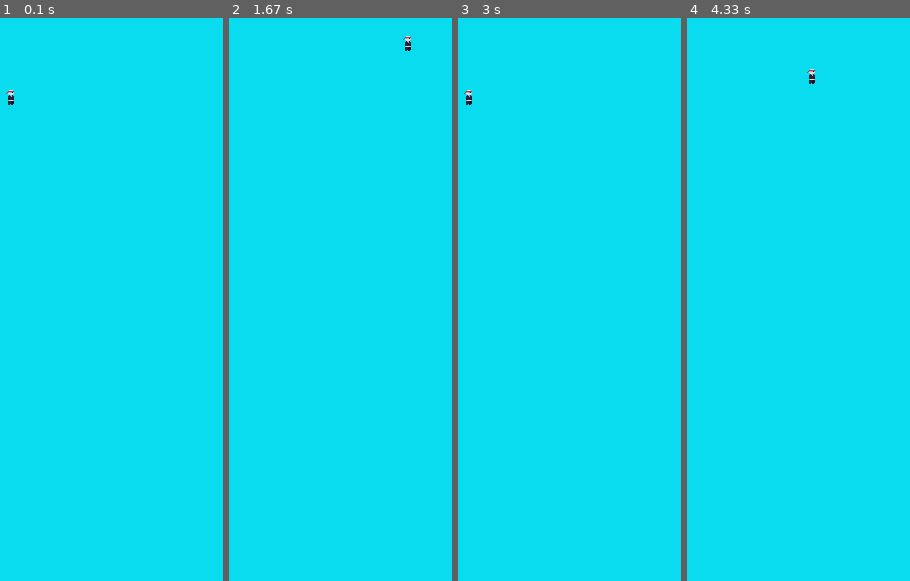
Above: before the commit, frames 1-4 (left to right).
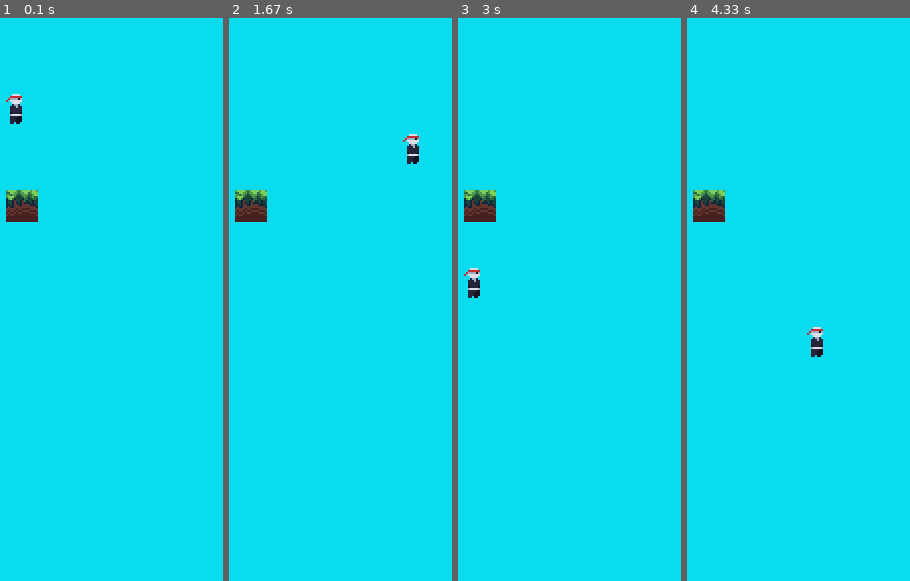
Above: after the commit, the same moments.

Repository: Juliuz316/Python-test
Game: pygame game, started from Python/Platformer/game.py
Same seed, same stepped clock (60 frames per second), same inputs: the game is played once before the commit and once after it.
Inputs:
- Up to frame 1 (0.1 s): no input
- Up to frame 2 (1.67 s): hold Right 0.33-0.8 s; hold Up 0.83-1.13 s; hold Right 1.17-1.63 s
- Up to frame 3 (3 s): hold Left 1.67-2.2 s; hold Down 2.23-2.53 s; hold Left 2.57-2.97 s
- Up to frame 4 (4.33 s): hold Up 3-3.37 s; hold Right 3.4-4.03 s; hold Down from 4.07 s (still down)

The runs differ from the first frame. In frame 1, 1.1% of the frame differs, in the area x 2-18%, y 12-37%; in frame 2, 1.2%, in the area x 2-86%, y 3-37%; in frame 3, 1.2%; in frame 4, 1.2%.

Commit message:
Structure changes and working collision

Diff:
--- a/Python/Platformer/game.py
+++ b/Python/Platformer/game.py
@@ -1,5 +1,8 @@
 import sys
 import pygame
+
+from Python.Platformer.utils.tiles import Tile
+from utils.entities import PhysicsEntity
 
 
 class Game:
@@ -10,22 +13,11 @@
         self.window = pygame.display.set_mode((600, 600))
         self.clock = pygame.time.Clock()
 
-        self.hero = pygame.image.load("data/images/entities/player.png")
-        # self.img = pygame.transform.scale(self.img, (25, 50))
-        self.hero.set_colorkey((0, 0, 0))
-
-        self.heroX, self.heroY = 100, 100
-        self.vel = 3
-        self.movingUp = False
-        self.movingDown = False
-        self.movingLeft = False
-        self.movingRight = False
-        # self.test_collision = pygame.Rect(50, 50, 300, 50)
+        self.hero = PhysicsEntity(100, 100, '\\entities\\player.png')
+        self.grass = Tile(100, 200, '\\tiles\\grass\\1.png')
 
     def run(self):
         while True:
-
-            hero_collision = pygame.Rect(self.heroX, self.heroY, self.hero.get_width(), self.hero.get_height())
 
             for event in pygame.event.get():
                 if event.type == pygame.QUIT:
@@ -33,39 +25,43 @@
                     sys.exit()
                 if event.type == pygame.KEYDOWN:
                     if event.key == pygame.K_UP:
-                        self.movingUp = True
+                        self.hero.movingUp = True
                     if event.key == pygame.K_DOWN:
-                        self.movingDown = True
+                        self.hero.movingDown = True
                     if event.key == pygame.K_LEFT:
-                        self.movingLeft = True
+                        self.hero.movingLeft = True
                     if event.key == pygame.K_RIGHT:
-                        self.movingRight = True
+                        self.hero.movingRight = True
                 elif event.type == pygame.KEYUP:
                     if event.key == pygame.K_UP:
-                        self.movingUp = False
+                        self.hero.inAir = True
+                        self.hero.movingUp = False
                     if event.key == pygame.K_DOWN:
-                        self.movingDown = False
+                        self.hero.movingDown = False
                     if event.key == pygame.K_LEFT:
-                        self.movingLeft = False
+                        self.hero.movingLeft = False
                     if event.key == pygame.K_RIGHT:
-                        self.movingRight = False
+                        self.hero.movingRight = False
 
-            if self.movingUp:
-                self.heroY -= self.vel
-            if self.movingDown:
-                self.heroY += self.vel
-            if self.movingLeft:
-                self.heroX -= self.vel
-            if self.movingRight:
-                self.heroX += self.vel
+            if self.hero.movingUp:
+                self.hero.y -= self.hero.vel
+            if self.hero.movingDown:
+                self.hero.y += self.hero.vel
+            if self.hero.movingLeft:
+                self.hero.x -= self.hero.vel
+            if self.hero.movingRight:
+                self.hero.x += self.hero.vel
 
             self.window.fill((10, 220, 240))
-            # if hero_collision.colliderect(self.test_collision):
-            #     pygame.draw.rect(self.window, (0, 0 ,0), self.test_collision)
-            # else:
-            #     pygame.draw.rect(self.window, (120, 120, 0), self.test_collision)
 
-            self.window.blit(self.hero, (self.heroX, self.heroY))
+            if self.hero.rect.colliderect(self.grass.rect):
+                self.hero.inAir = False
+
+            self.window.blit(self.grass.image, (self.grass.x, self.grass.y))
+            self.window.blit(self.hero.image, (self.hero.x, self.hero.y))
+
+            self.hero.update()
+            self.grass.update()
             self.clock.tick(60)
             pygame.display.update()
 
--- /dev/null
+++ b/Python/Platformer/utils/entities.py
@@ -0,0 +1,26 @@
+import pygame
+import sys
+from Python.Platformer.utils.utilities import import_image
+
+
+class PhysicsEntity:
+    def __init__(self, x, y, path):
+        self.x = x
+        self.y = y
+
+        self.movingUp = False
+        self.movingDown = False
+        self.movingLeft = False
+        self.movingRight = False
+        self.inAir = True
+
+        self.vel = 3
+        self.maxYspeed = 3
+
+        self.image = import_image(self, path)
+        self.rect = pygame.Rect(self.x, self.y, self.image.get_width(), self.image.get_height())
+
+    def update(self):
+        self.rect = pygame.Rect(self.x, self.y, self.image.get_width(), self.image.get_height())
+        if self.inAir == True:
+            self.y += 1
--- /dev/null
+++ b/Python/Platformer/utils/tiles.py
@@ -0,0 +1,15 @@
+import pygame
+import sys
+from Python.Platformer.utils.utilities import import_image
+
+
+class Tile:
+    def __init__(self, x, y, path):
+        self.x = x
+        self.y = y
+
+        self.image = import_image(self, path)
+        self.rect = pygame.Rect(self.x, self.y, self.image.get_width(), self.image.get_height())
+
+    def update(self):
+        self.rect = pygame.Rect(self.x, self.y, self.image.get_width(), self.image.get_height())
--- /dev/null
+++ b/Python/Platformer/utils/utilities.py
@@ -0,0 +1,11 @@
+import pygame
+
+SCALE = 2
+DEFAULT_PATH = "data\images"
+
+
+def import_image(self, path):
+    self.image = pygame.image.load(DEFAULT_PATH + path)
+    self.image = pygame.transform.scale(self.image,(self.image.get_width() * SCALE,self.image.get_height() * SCALE))
+    self.image.set_colorkey((0, 0, 0))
+    return self.image
